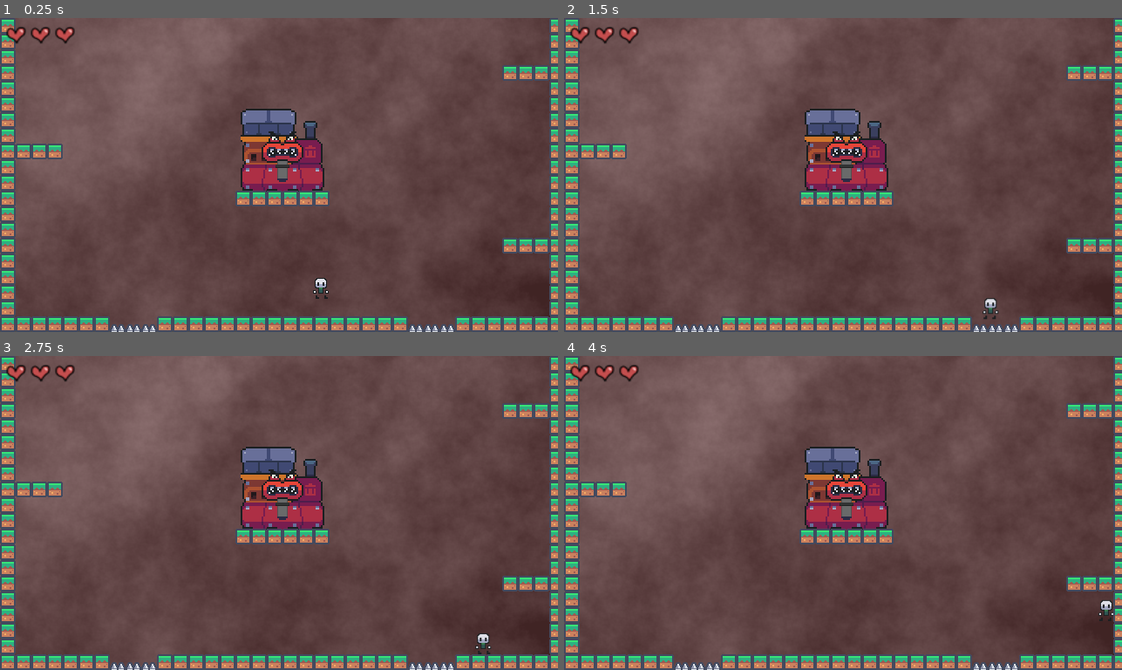
Above: before the commit, frames 1-4 (two rows, left to right).
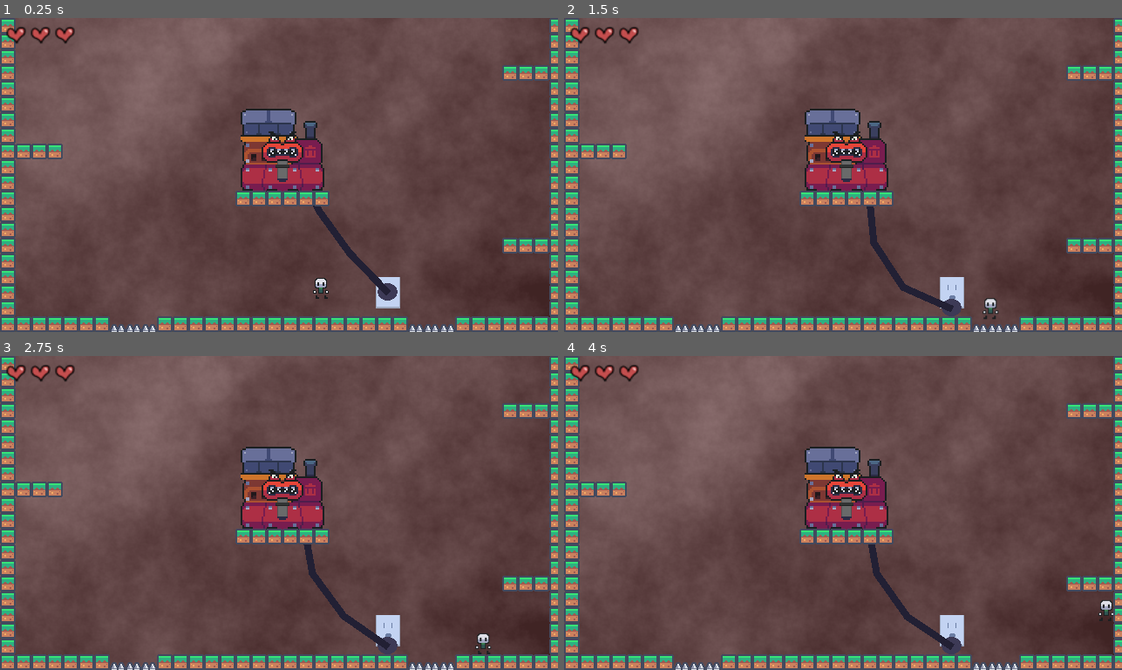
Above: after the commit, the same moments.

Repository: snootyjerk/Boss-Rush-Jam
Game: Godot game, scene res://main.tscn
Same seed, same stepped clock (60 frames per second), same inputs: the game is played once before the commit and once after it.
Inputs:
- Up to frame 1 (0.25 s): no input
- Up to frame 2 (1.5 s): hold Right (right) from 0.53 s (still down); tap Space (jump) at 0.77 s
- Up to frame 3 (2.75 s): tap Space (jump) at 1.52 s; release Right (right) at 2.03 s; hold Left (left) from 2.03 s (still down)
- Up to frame 4 (4 s): release Left (left) at 2.78 s; hold Right (right) from 2.78 s (still down); tap Space (jump) at 3.02, 3.77 s

The runs differ from the first frame. In frame 1, 0.8% of the frame differs, in the area x 56-72%, y 59-93%; in frame 2, 1.0%, in the area x 54-72%, y 60-95%; in frame 3, 1.0%; in frame 4, 1.0%.

Commit message:
add plug and outlet with physics

Diff:
--- a/Levels/level_test.tscn
+++ b/Levels/level_test.tscn
@@ -1,9 +1,11 @@
-[gd_scene load_steps=6 format=3 uid="uid://dff4s57byf83y"]
+[gd_scene load_steps=8 format=3 uid="uid://dff4s57byf83y"]
 
 [ext_resource type="Script" path="res://level.gd" id="1_cta5x"]
 [ext_resource type="Texture2D" uid="uid://xwc7bxfugy5d" path="res://Sprite Sheets/bg_test.png" id="2_1hbrp"]
 [ext_resource type="PackedScene" uid="uid://78ali1yoytib" path="res://Player/player.tscn" id="2_y52ef"]
 [ext_resource type="TileSet" uid="uid://ctjmvke53srhk" path="res://Tile Sets/tileset_test.tres" id="3_s8bue"]
+[ext_resource type="PackedScene" uid="uid://blroordjt6oi6" path="res://outlet.tscn" id="3_y0dj3"]
+[ext_resource type="PackedScene" uid="uid://dirybipb62lpw" path="res://cable_segment.tscn" id="4_0tdf5"]
 [ext_resource type="PackedScene" uid="uid://dn6303lg03qwh" path="res://Bosses/boss_test.tscn" id="4_ttgys"]
 
 [node name="Level Test" type="Node2D"]
@@ -15,6 +17,40 @@
 position = Vector2(320, 179)
 texture = ExtResource("2_1hbrp")
 
+[node name="Outlet" parent="." instance=ExtResource("3_y0dj3")]
+position = Vector2(445, 315)
+
+[node name="PinJoint2D2" type="PinJoint2D" parent="Outlet/Plug" index="3"]
+node_a = NodePath("../Body")
+node_b = NodePath("../CableSegment")
+
+[node name="CableSegment" parent="Outlet/Plug" index="4" instance=ExtResource("4_0tdf5")]
+rotation = 2.37296
+
+[node name="PinJoint2D3" type="PinJoint2D" parent="Outlet/Plug" index="5"]
+position = Vector2(-42, -43)
+node_a = NodePath("../CableSegment")
+node_b = NodePath("../CableSegment2")
+
+[node name="CableSegment2" parent="Outlet/Plug" index="6" instance=ExtResource("4_0tdf5")]
+position = Vector2(-43, -44)
+rotation = 2.51538
+
+[node name="PinJoint2D4" type="PinJoint2D" parent="Outlet/Plug" index="7"]
+position = Vector2(-78, -93)
+node_a = NodePath("../CableSegment2")
+node_b = NodePath("../CableSegment3")
+
+[node name="CableSegment3" parent="Outlet/Plug" index="8" instance=ExtResource("4_0tdf5")]
+position = Vector2(-79, -94)
+rotation = 2.69837
+
+[node name="PinJoint2D5" type="PinJoint2D" parent="Outlet/Plug" index="9"]
+position = Vector2(-119, -145)
+node_a = NodePath("../CableSegment3")
+node_b = NodePath("../../../BossTest/StaticCollisionBox")
+softness = 4.07
+
 [node name="BossTest" parent="." instance=ExtResource("4_ttgys")]
 position = Vector2(324, 152)
 
@@ -25,3 +61,7 @@
 tile_set = ExtResource("3_s8bue")
 format = 2
 layer_0/tile_data = PackedInt32Array(1245184, 1, 0, 1245185, 1, 0, 1245186, 1, 0, 1245187, 1, 0, 1245188, 1, 0, 1245189 …(2030 unchanged characters)…
+
+[editable path="Outlet"]
+[editable path="BossTest"]
+[editable path="BossTest/StaticBossHitbox"]
--- /dev/null
+++ b/cable_segment.gd
@@ -0,0 +1,2 @@
+extends RigidBody2D
+class_name CableSegment
--- /dev/null
+++ b/cable_segment.tscn
@@ -0,0 +1,22 @@
+[gd_scene load_steps=4 format=3 uid="uid://dirybipb62lpw"]
+
+[ext_resource type="Texture2D" uid="uid://y7l7bw1hp1t6" path="res://Sprite Sheets/cable.png" id="1_cjbji"]
+[ext_resource type="Script" path="res://cable_segment.gd" id="1_ry7mu"]
+
+[sub_resource type="RectangleShape2D" id="RectangleShape2D_pwat3"]
+size = Vector2(8, 64)
+
+[node name="CableSegment" type="RigidBody2D"]
+collision_layer = 0
+collision_mask = 0
+gravity_scale = 0.0
+script = ExtResource("1_ry7mu")
+
+[node name="Sprite" type="Sprite2D" parent="."]
+position = Vector2(0, 31)
+scale = Vector2(1, 4)
+texture = ExtResource("1_cjbji")
+
+[node name="CollisionShape2D" type="CollisionShape2D" parent="."]
+position = Vector2(0, 31)
+shape = SubResource("RectangleShape2D_pwat3")
--- /dev/null
+++ b/outlet.gd
@@ -0,0 +1,16 @@
+extends Sprite2D
+
+
+@onready var plug_body: RigidBody2D = $Plug/Body
+@onready var joint: PinJoint2D = $Plug/PinJoint2D
+
+
+func _on_area_2d_body_entered(body: Node2D) -> void:
+	print("UNPLUGGDED")
+	joint.node_b = ""
+
+	plug_body.gravity_scale = 1.0
+
+	for child in $Plug.get_children():
+		if child is CableSegment:
+			child.gravity_scale = 1.0
--- /dev/null
+++ b/outlet.tscn
@@ -0,0 +1,56 @@
+[gd_scene load_steps=7 format=3 uid="uid://blroordjt6oi6"]
+
+[ext_resource type="Texture2D" uid="uid://h76p1njqv0um" path="res://Sprite Sheets/outlet.png" id="1_7y7ie"]
+[ext_resource type="Script" path="res://outlet.gd" id="2_j3olr"]
+[ext_resource type="Texture2D" uid="uid://8j2bxnkgeb3v" path="res://Sprite Sheets/plug.png" id="2_u8m3g"]
+
+[sub_resource type="RectangleShape2D" id="RectangleShape2D_n7t2y"]
+size = Vector2(23, 20)
+
+[sub_resource type="RectangleShape2D" id="RectangleShape2D_fr861"]
+size = Vector2(23, 20)
+
+[sub_resource type="RectangleShape2D" id="RectangleShape2D_kmx4u"]
+size = Vector2(32, 38)
+
+[node name="Outlet" type="Sprite2D"]
+texture_filter = 1
+texture = ExtResource("1_7y7ie")
+script = ExtResource("2_j3olr")
+
+[node name="Plug" type="Node2D" parent="."]
+
+[node name="Body" type="RigidBody2D" parent="Plug"]
+collision_layer = 0
+mass = 100.0
+gravity_scale = 0.0
+
+[node name="CollisionShape2D" type="CollisionShape2D" parent="Plug/Body"]
+position = Vector2(-0.5, -1)
+shape = SubResource("RectangleShape2D_n7t2y")
+
+[node name="Sprite2D" type="Sprite2D" parent="Plug/Body"]
+texture = ExtResource("2_u8m3g")
+
+[node name="StaticBody2D" type="StaticBody2D" parent="Plug"]
+collision_layer = 0
+collision_mask = 0
+
+[node name="CollisionShape2D" type="CollisionShape2D" parent="Plug/StaticBody2D"]
+position = Vector2(-0.5, -1)
+shape = SubResource("RectangleShape2D_fr861")
+debug_color = Color(0.648963, 0.329865, 0.999858, 0.42)
+
+[node name="PinJoint2D" type="PinJoint2D" parent="Plug"]
+node_a = NodePath("../StaticBody2D")
+node_b = NodePath("../Body")
+
+[node name="Area2D" type="Area2D" parent="."]
+collision_layer = 0
+collision_mask = 16
+
+[node name="CollisionShape2D" type="CollisionShape2D" parent="Area2D"]
+shape = SubResource("RectangleShape2D_kmx4u")
+debug_color = Color(0.593076, 0.546523, 0, 0.42)
+
+[connection signal="body_entered" from="Area2D" to="." method="_on_area_2d_body_entered"]
Binary file added: Sprite Sheets/cable.png
Not shown, added: Sprite Sheets/cable.png.import
Binary file added: Sprite Sheets/outlet.png
Not shown, added: Sprite Sheets/outlet.png.import
Binary file added: Sprite Sheets/plug.png
Not shown, added: Sprite Sheets/plug.png.import
